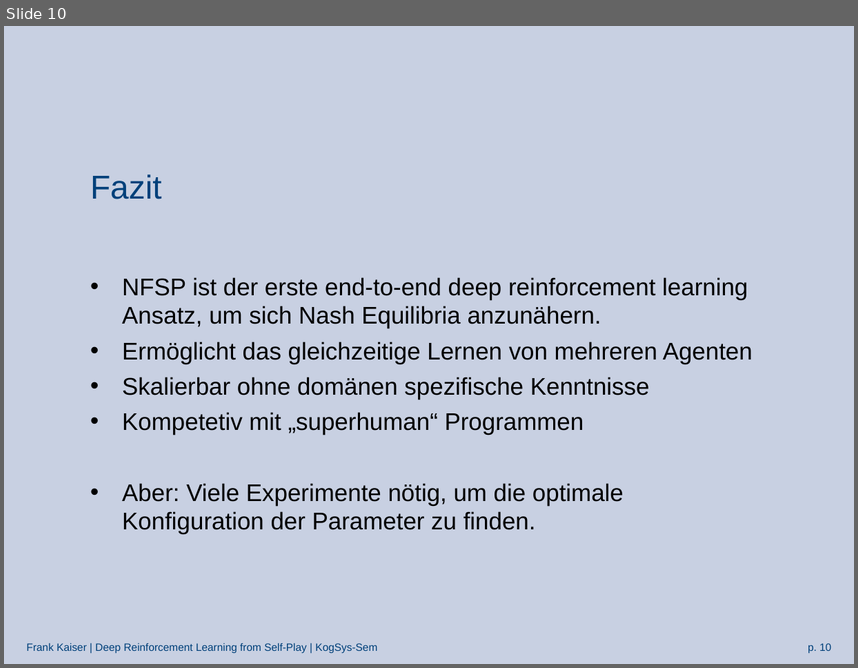
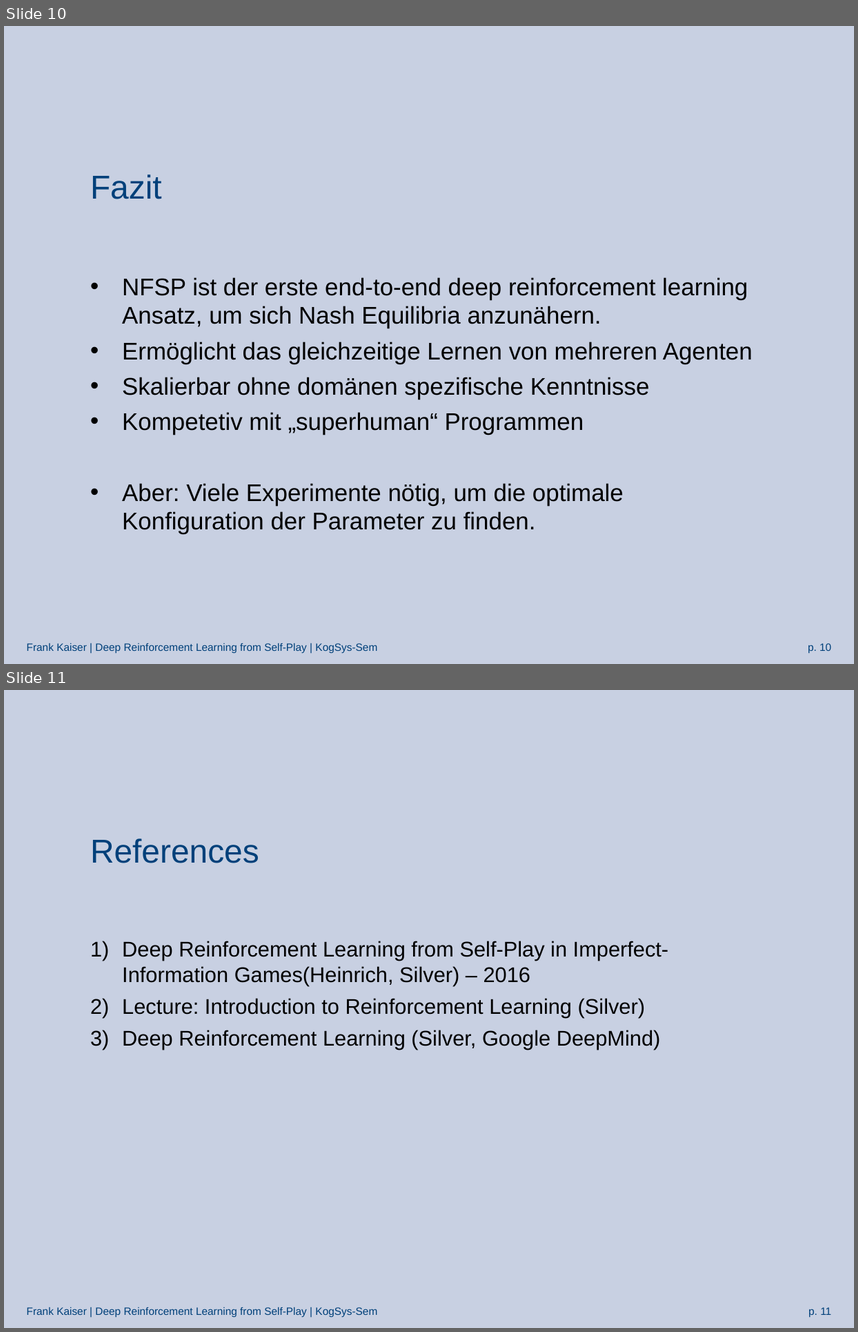
Before and after one commit to Arosares/studies, a slide deck: KogSys-Sem/Präsentation_nfsp.odp. Shown one above the other, each under a label of ours: slide 10 before the commit, slides 10 and 11 after it. The pictures are 858x668 and 858x1332 pixels, drawn with LibreOffice and Linux fonts; fonts in the diff are those of the drawing; background and template pictures are left out. Boxes give left, top, right and bottom in pixels: in the first picture for what was removed or moved away, otherwise in the second. Text is boxed around its words. In the diff, an @@ line names an element or a change of style, - is before the commit and + after.

```diff
--- a/KogSys-Sem/Präsentation_nfsp.odp
+++ b/KogSys-Sem/Präsentation_nfsp.odp
@@ slide 11 added at bbox=[4, 690, 854, 1328], background picture (left out); not listed: 2 template elements that a slide beside it also shows @@
@@ title added at bbox=[90, 838, 259, 863], 28 pt, text #00407A @@
+References
@@ text added at bbox=[122, 940, 669, 1049], 18 pt, text #000000 @@
+1) Deep Reinforcement Learning from Self-Play in Imperfect-Information Games(Heinrich, Silver) – 2016
+2) Lecture: Introduction to Reinforcement Learning (Silver)
+3) Deep Reinforcement Learning (Silver, Google DeepMind)
```
Also in this commit, not shown: 1 other slide added, 1 other file.
